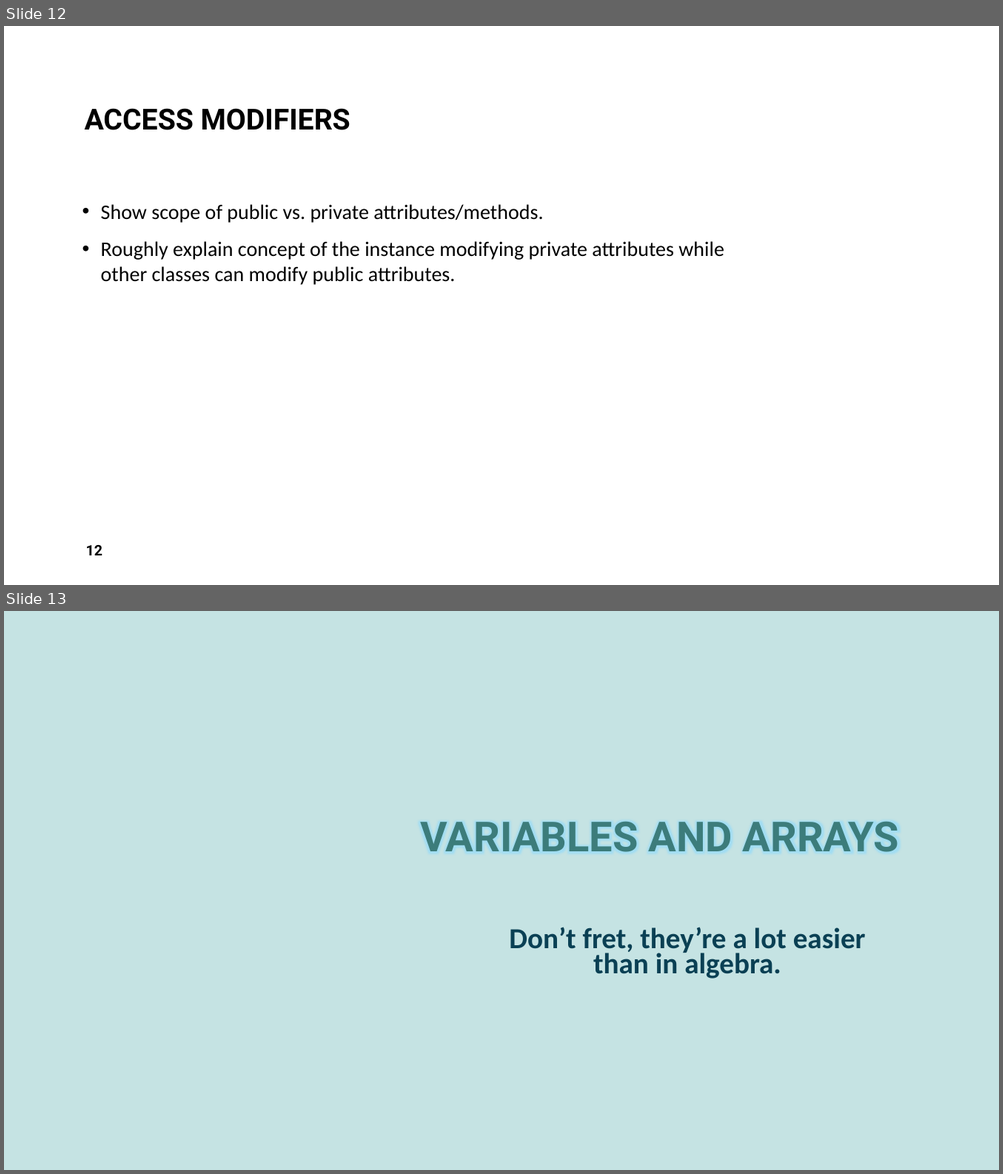
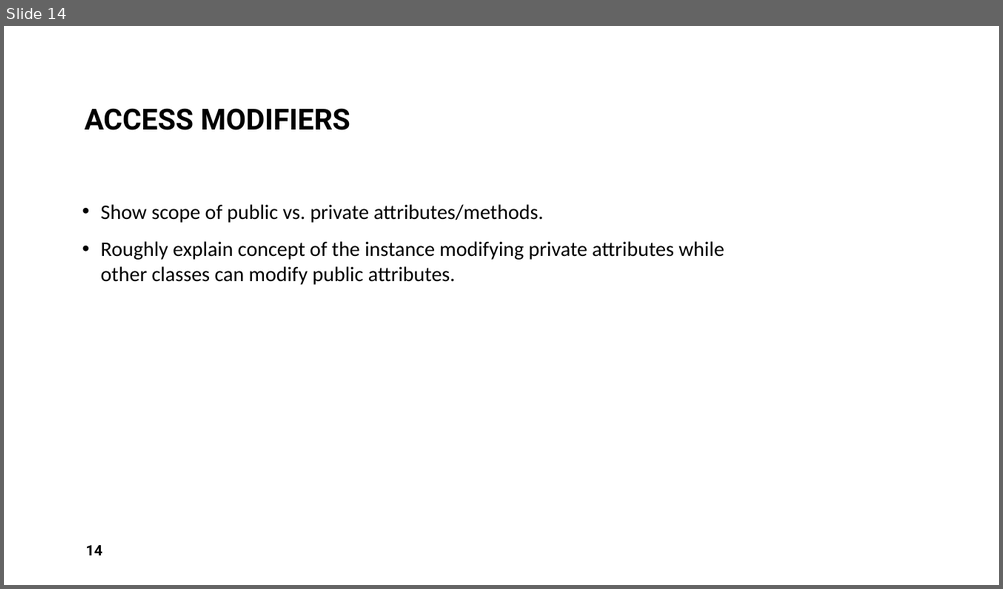
Before and after one commit to AlmightyHairball/RobotJavaClass2024, a slide deck: Presentation/Part-2.pptx. Shown one above the other, each under a label of ours: slides 12 and 13 before the commit, slide 14 after it. The pictures are 1003x1174 and 1003x589 pixels, drawn with LibreOffice and Linux fonts; fonts in the diff are those of the drawing; background and template pictures are left out. Boxes give left, top, right and bottom in pixels: in the first picture for what was removed or moved away, otherwise in the second. Text is boxed around its words. In the diff, an @@ line names an element or a change of style, - is before the commit and + after.

```diff
--- a/Presentation/Part-2.pptx
+++ b/Presentation/Part-2.pptx
@@ slide 13 removed at box(4, 611, 999, 1170), background #C5E3E3 @@
@@ title removed at box(420, 821, 899, 852) @@
-VARIABLES AND ARRAYS
@@ text removed at box(509, 927, 865, 979) @@
-Don’t fret, they’re a lot easier than in algebra.
@@ what was slide 12 is now slide 14 @@
@@ page number at box(86, 545, 102, 556): text changed @@
-12
+14
```
Also in this commit, not shown: 1 slide changed, 2 slides added, 12 other slides removed, 1 other file.
